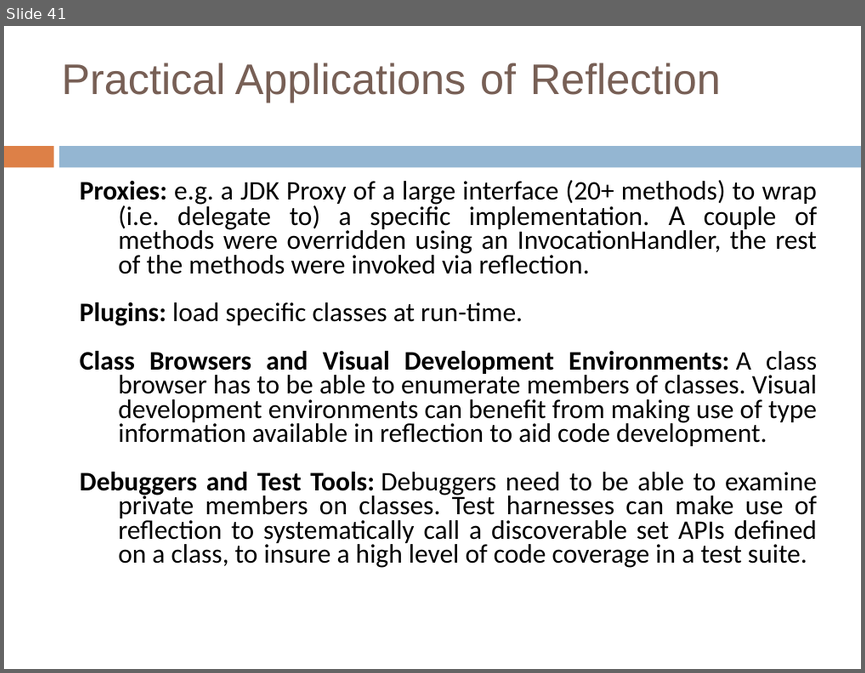
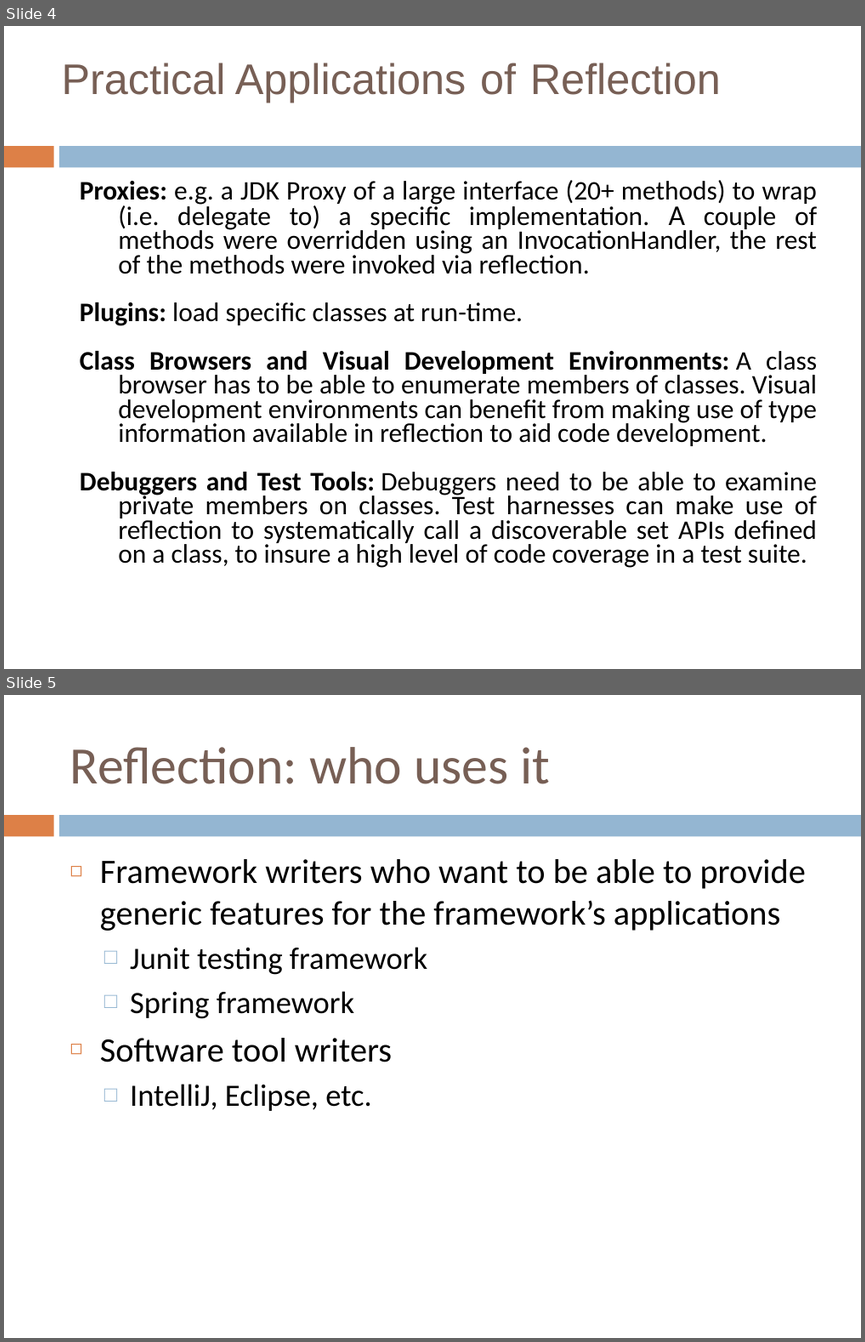
Before and after one commit to crista/EPS-slides, a slide deck: EPS-Reflection.pptx. Shown one above the other, each under a label of ours: slide 41 before the commit, slides 4 and 5 after it. The pictures are 865x673 and 865x1342 pixels, drawn with LibreOffice and Linux fonts; fonts in the diff are those of the drawing; background and template pictures are left out. Boxes give left, top, right and bottom in pixels: in the first picture for what was removed or moved away, otherwise in the second. Text is boxed around its words. In the diff, an @@ line names an element or a change of style, - is before the commit and + after.

```diff
--- a/EPS-Reflection.pptx
+++ b/EPS-Reflection.pptx
@@ slide 5 added at (4,695,861,1338), background #FFFFFF; not listed: 2 template elements that a slide beside it also shows @@
@@ title added at (70,747,551,784), 49 pt, text #775F55 @@
+Reflection: who uses it
@@ text added at (100,859,806,1111), 32 pt, text #000000 @@
+◻ Framework writers who want to be able to provide generic features for the framework’s applications
+  □ Junit testing framework
+  □ Spring framework
+◻ Software tool writers
+  □ IntelliJ, Eclipse, etc.
@@ what was slide 41 is now slide 4 @@
```
Also in this commit, not shown: 6 slides changed, 25 slides removed, 2 other files.
